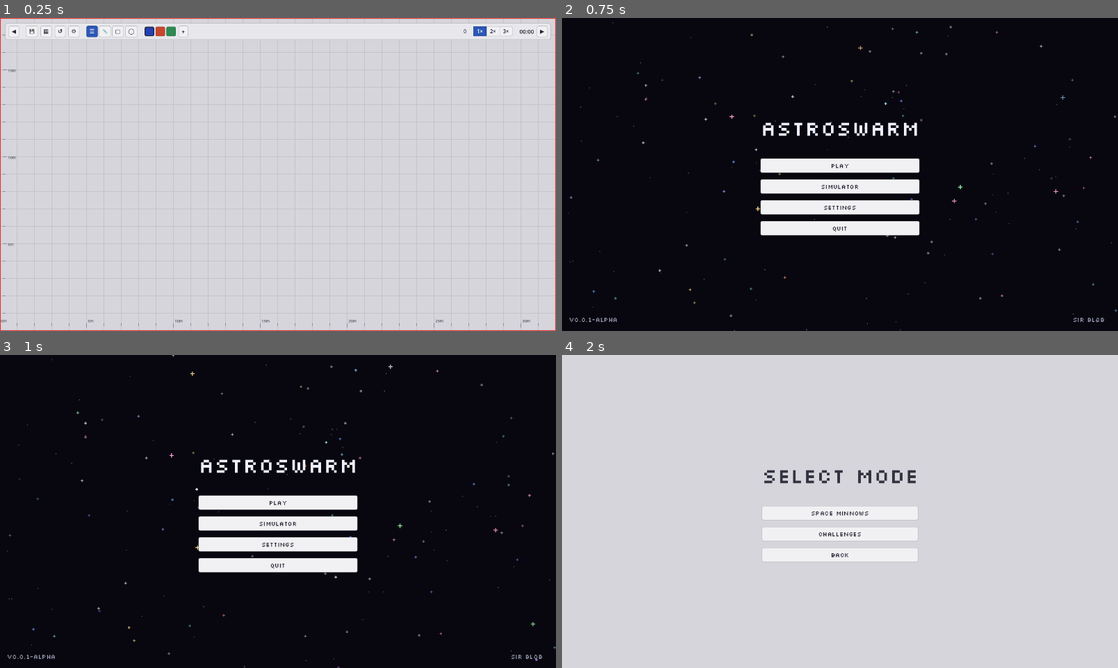
Above: before the commit, frames 1-4 (two rows, left to right).
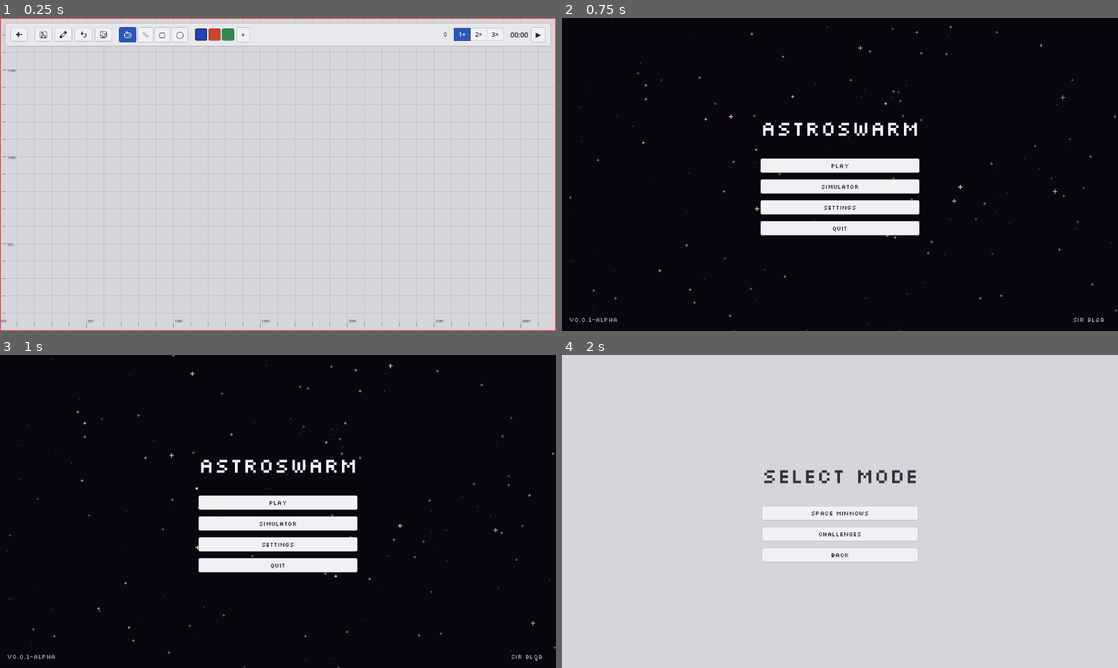
Above: after the commit, the same moments.

Repository: GMU-ASRC/astro-swarm
Game: Godot game, scene res://levels/Arena.tscn
Same seed, same stepped clock (60 frames per second), same inputs: the game is played once before the commit and once after it. This scene is started directly instead of the project's main scene.
Inputs (mouse positions are in pixels of both pictures, inside the frame that each line leads up to; where the layout moved, square brackets give the same spot in the first picture):
- Up to frame 1 (0.25 s): no input
- Up to frame 2 (0.75 s): click (578, 33) [573, 30] at 0.5 s
- Up to frame 3 (1 s): no input
- Up to frame 4 (2 s): click "Play" at 1.25 s

The runs differ from the first frame. In frame 1, 1.8% of the frame differs, in the area x 1-99%, y 2-10%; in frame 2, less than 0.1%; in frame 3, less than 0.1%; in frame 4, nothing differs.

Commit message:
Enlarged toolbar and added icon buttons

Diff:
--- a/ui/hud/TopBar.gd
+++ b/ui/hud/TopBar.gd
@@ -29,8 +29,10 @@
 var _tool_buttons: Dictionary = {}
 var _species_buttons: Dictionary = {}
 
+const ICON_ROBOT := preload("res://assets/icons/pixelarticons--robot.png")
+
 const TOOLS := [
-	{"id": "place_robot", "icon": "☰", "tip": "Place Robots"},
+	{"id": "place_robot", "icon": "", "tex": ICON_ROBOT, "tip": "Place Robots"},
 	{"id": "measure",     "icon": "📏", "tip": "Measure"},
 	{"id": "wall",        "icon": "▢", "tip": "Wall"},
 	{"id": "obstacle",    "icon": "◯", "tip": "Obstacle"},
@@ -100,7 +102,7 @@
 		child.queue_free()
 	_tool_buttons.clear()
 	for t in TOOLS:
-		var btn := _make_toolbar_btn(t.icon, t.tip)
+		var btn := _make_toolbar_btn(t.icon, t.tip, t.get("tex", null))
 		var tool_id: String = t.id
 		btn.toggle_mode = true
 		btn.button_pressed = (tool_id == SimulationManager.active_tool)
@@ -125,7 +127,7 @@
 	_species_buttons.clear()
 	for t in SimulationManager.robot_types:
 		var btn := Button.new()
-		btn.custom_minimum_size = Vector2(22, 22)
+		btn.custom_minimum_size = Vector2(28, 28)
 		btn.toggle_mode = true
 		btn.focus_mode = Control.FOCUS_NONE
 		btn.tooltip_text = t.name
@@ -161,21 +163,29 @@
 	btn.add_theme_stylebox_override("hover_pressed", sb)
 	btn.add_theme_stylebox_override("focus", sb)
 
-func _make_toolbar_btn(icon: String, tip: String) -> Button:
+func _make_toolbar_btn(icon: String, tip: String, tex: Texture2D = null) -> Button:
 	var btn := Button.new()
-	btn.text = icon
+	if tex != null:
+		btn.icon = tex
+		btn.add_theme_constant_override("icon_max_width", 20)
+		btn.add_theme_color_override("icon_normal_color", Color(0.137, 0.137, 0.196, 1.0))
+		btn.add_theme_color_override("icon_hover_color", Color(0.176, 0.341, 0.714, 1.0))
+		btn.add_theme_color_override("icon_pressed_color", Color(1, 1, 1, 1))
+		btn.add_theme_color_override("icon_hover_pressed_color", Color(1, 1, 1, 1))
+	else:
+		btn.text = icon
 	btn.tooltip_text = tip
 	btn.focus_mode = Control.FOCUS_NONE
-	btn.add_theme_font_size_override("font_size", 13)
+	btn.add_theme_font_size_override("font_size", 16)
 	var sb := StyleBoxFlat.new()
 	sb.bg_color = Color(0.945, 0.945, 0.957, 1.0)
 	sb.set_corner_radius_all(3)
 	sb.set_border_width_all(1)
 	sb.border_color = Color(0.722, 0.722, 0.745, 1.0)
-	sb.content_margin_left = 7
-	sb.content_margin_right = 7
-	sb.content_margin_top = 4
-	sb.content_margin_bottom = 4
+	sb.content_margin_left = 10
+	sb.content_margin_right = 10
+	sb.content_margin_top = 6
+	sb.content_margin_bottom = 6
 	var sb_hov := sb.duplicate() as StyleBoxFlat
 	sb_hov.bg_color = Color(0.918, 0.937, 0.969, 1.0)
 	sb_hov.border_color = Color(0.251, 0.447, 0.835, 1.0)
--- a/ui/hud/TopBar.tscn
+++ b/ui/hud/TopBar.tscn
@@ -2,12 +2,17 @@
 
 [ext_resource type="Script" path="res://ui/hud/TopBar.gd" id="1_tb"]
 [ext_resource type="Theme" path="res://ui/MainTheme.tres" id="2_theme"]
+[ext_resource type="Texture2D" path="res://assets/icons/pixelarticons--arrow-left.png" id="3_back"]
+[ext_resource type="Texture2D" path="res://assets/icons/pixelarticons--save.png" id="4_save"]
+[ext_resource type="Texture2D" path="res://assets/icons/pixelarticons--edit.png" id="5_edit"]
+[ext_resource type="Texture2D" path="res://assets/icons/pixelarticons--undo.png" id="6_undo"]
+[ext_resource type="Texture2D" path="res://assets/icons/pixelarticons--earth.png" id="7_earth"]
 
 [sub_resource type="StyleBoxFlat" id="StyleBoxFlat_panel_compact"]
-content_margin_left = 8.0
-content_margin_top = 6.0
-content_margin_right = 8.0
-content_margin_bottom = 6.0
+content_margin_left = 12.0
+content_margin_top = 9.0
+content_margin_right = 12.0
+content_margin_bottom = 9.0
 bg_color = Color(0.91, 0.91, 0.925, 1)
 border_width_left = 1
 border_width_top = 1
@@ -20,10 +25,10 @@
 corner_radius_bottom_left = 4
 
 [sub_resource type="StyleBoxFlat" id="StyleBoxFlat_icon_btn"]
-content_margin_left = 7.0
-content_margin_top = 4.0
-content_margin_right = 7.0
-content_margin_bottom = 4.0
+content_margin_left = 10.0
+content_margin_top = 6.0
+content_margin_right = 10.0
+content_margin_bottom = 6.0
 bg_color = Color(0.945, 0.945, 0.957, 1)
 border_width_left = 1
 border_width_top = 1
@@ -36,10 +41,10 @@
 corner_radius_bottom_left = 3
 
 [sub_resource type="StyleBoxFlat" id="StyleBoxFlat_icon_btn_hover"]
-content_margin_left = 7.0
-content_margin_top = 4.0
-content_margin_right = 7.0
-content_margin_bottom = 4.0
+content_margin_left = 10.0
+content_margin_top = 6.0
+content_margin_right = 10.0
+content_margin_bottom = 6.0
 bg_color = Color(0.918, 0.937, 0.969, 1)
 border_width_left = 1
 border_width_top = 1
@@ -52,10 +57,10 @@
 corner_radius_bottom_left = 3
 
 [sub_resource type="StyleBoxFlat" id="StyleBoxFlat_seg_left"]
-content_margin_left = 8.0
-content_margin_top = 3.0
-content_margin_right = 8.0
-content_margin_bottom = 3.0
+content_margin_left = 11.0
+content_margin_top = 5.0
+content_margin_right = 11.0
+content_margin_bottom = 5.0
 bg_color = Color(0.945, 0.945, 0.957, 1)
 border_width_left = 1
 border_width_top = 1
@@ -66,10 +71,10 @@
 corner_radius_bottom_left = 3
 
 [sub_resource type="StyleBoxFlat" id="StyleBoxFlat_seg_mid"]
-content_margin_left = 8.0
-content_margin_top = 3.0
-content_margin_right = 8.0
-content_margin_bottom = 3.0
+content_margin_left = 11.0
+content_margin_top = 5.0
+content_margin_right = 11.0
+content_margin_bottom = 5.0
 bg_color = Color(0.945, 0.945, 0.957, 1)
 border_width_left = 1
 border_width_top = 1
@@ -78,10 +83,10 @@
 border_color = Color(0.722, 0.722, 0.745, 1)
 
 [sub_resource type="StyleBoxFlat" id="StyleBoxFlat_seg_right"]
-content_margin_left = 8.0
-content_margin_top = 3.0
-content_margin_right = 8.0
-content_margin_bottom = 3.0
+content_margin_left = 11.0
+content_margin_top = 5.0
+content_margin_right = 11.0
+content_margin_bottom = 5.0
 bg_color = Color(0.945, 0.945, 0.957, 1)
 border_width_left = 1
 border_width_top = 1
@@ -92,10 +97,10 @@
 corner_radius_bottom_right = 3
 
 [sub_resource type="StyleBoxFlat" id="StyleBoxFlat_seg_active"]
-content_margin_left = 8.0
-content_margin_top = 3.0
-content_margin_right = 8.0
-content_margin_bottom = 3.0
+content_margin_left = 11.0
+content_margin_top = 5.0
+content_margin_right = 11.0
+content_margin_bottom = 5.0
 bg_color = Color(0.176, 0.341, 0.714, 1)
 border_width_left = 1
 border_width_top = 1
@@ -115,7 +120,7 @@
 offset_left = 12.0
 offset_top = 12.0
 offset_right = -12.0
-offset_bottom = 50.0
+offset_bottom = 64.0
 grow_horizontal = 2
 
 [node name="HBox" type="HBoxContainer" parent="Panel"]
@@ -126,11 +131,15 @@
 layout_mode = 2
 size_flags_vertical = 4
 focus_mode = 0
-theme_override_font_sizes/font_size = 13
-theme_override_styles/normal = SubResource("StyleBoxFlat_icon_btn")
-theme_override_styles/hover = SubResource("StyleBoxFlat_icon_btn_hover")
-theme_override_styles/pressed = SubResource("StyleBoxFlat_icon_btn_hover")
-text = "◀"
+theme_override_font_sizes/font_size = 16
+theme_override_styles/normal = SubResource("StyleBoxFlat_icon_btn")
+theme_override_styles/hover = SubResource("StyleBoxFlat_icon_btn_hover")
+theme_override_styles/pressed = SubResource("StyleBoxFlat_icon_btn_hover")
+theme_override_colors/icon_normal_color = Color(0.137, 0.137, 0.196, 1)
+theme_override_colors/icon_hover_color = Color(0.176, 0.341, 0.714, 1)
+theme_override_colors/icon_pressed_color = Color(0.118, 0.247, 0.58, 1)
+theme_override_constants/icon_max_width = 20
+icon = ExtResource("3_back")
 tooltip_text = "Home"
 
 [node name="VSepA" type="VSeparator" parent="Panel/HBox"]
@@ -140,44 +149,60 @@
 layout_mode = 2
 size_flags_vertical = 4
 focus_mode = 0
-theme_override_font_sizes/font_size = 13
-theme_override_styles/normal = SubResource("StyleBoxFlat_icon_btn")
-theme_override_styles/hover = SubResource("StyleBoxFlat_icon_btn_hover")
-theme_override_styles/pressed = SubResource("StyleBoxFlat_icon_btn_hover")
-text = "💾"
+theme_override_font_sizes/font_size = 16
+theme_override_styles/normal = SubResource("StyleBoxFlat_icon_btn")
+theme_override_styles/hover = SubResource("StyleBoxFlat_icon_btn_hover")
+theme_override_styles/pressed = SubResource("StyleBoxFlat_icon_btn_hover")
+theme_override_colors/icon_normal_color = Color(0.137, 0.137, 0.196, 1)
+theme_override_colors/icon_hover_color = Color(0.176, 0.341, 0.714, 1)
+theme_override_colors/icon_pressed_color = Color(0.118, 0.247, 0.58, 1)
+theme_override_constants/icon_max_width = 20
+icon = ExtResource("4_save")
 tooltip_text = "Manage Setups"
 
 [node name="WorkspaceBtn" type="Button" parent="Panel/HBox"]
 layout_mode = 2
 size_flags_vertical = 4
 focus_mode = 0
-theme_override_font_sizes/font_size = 13
-theme_override_styles/normal = SubResource("StyleBoxFlat_icon_btn")
-theme_override_styles/hover = SubResource("StyleBoxFlat_icon_btn_hover")
-theme_override_styles/pressed = SubResource("StyleBoxFlat_icon_btn_hover")
-text = "▦"
+theme_override_font_sizes/font_size = 16
+theme_override_styles/normal = SubResource("StyleBoxFlat_icon_btn")
+theme_override_styles/hover = SubResource("StyleBoxFlat_icon_btn_hover")
+theme_override_styles/pressed = SubResource("StyleBoxFlat_icon_btn_hover")
+theme_override_colors/icon_normal_color = Color(0.137, 0.137, 0.196, 1)
+theme_override_colors/icon_hover_color = Color(0.176, 0.341, 0.714, 1)
+theme_override_colors/icon_pressed_color = Color(0.118, 0.247, 0.58, 1)
+theme_override_constants/icon_max_width = 20
+icon = ExtResource("5_edit")
 tooltip_text = "Workspace"
 
 [node name="ClearBtn" type="Button" parent="Panel/HBox"]
 layout_mode = 2
 size_flags_vertical = 4
 focus_mode = 0
-theme_override_font_sizes/font_size = 13
-theme_override_styles/normal = SubResource("StyleBoxFlat_icon_btn")
-theme_override_styles/hover = SubResource("StyleBoxFlat_icon_btn_hover")
-theme_override_styles/pressed = SubResource("StyleBoxFlat_icon_btn_hover")
-text = "↺"
+theme_override_font_sizes/font_size = 16
+theme_override_styles/normal = SubResource("StyleBoxFlat_icon_btn")
+theme_override_styles/hover = SubResource("StyleBoxFlat_icon_btn_hover")
+theme_override_styles/pressed = SubResource("StyleBoxFlat_icon_btn_hover")
+theme_override_colors/icon_normal_color = Color(0.137, 0.137, 0.196, 1)
+theme_override_colors/icon_hover_color = Color(0.176, 0.341, 0.714, 1)
+theme_override_colors/icon_pressed_color = Color(0.118, 0.247, 0.58, 1)
+theme_override_constants/icon_max_width = 20
+icon = ExtResource("6_undo")
 tooltip_text = "Clear Arena"
 
 [node name="SettingsBtn" type="Button" parent="Panel/HBox"]
 layout_mode = 2
 size_flags_vertical = 4
 focus_mode = 0
-theme_override_font_sizes/font_size = 13
-theme_override_styles/normal = SubResource("StyleBoxFlat_icon_btn")
-theme_override_styles/hover = SubResource("StyleBoxFlat_icon_btn_hover")
-theme_override_styles/pressed = SubResource("StyleBoxFlat_icon_btn_hover")
-text = "⚙"
+theme_override_font_sizes/font_size = 16
+theme_override_styles/normal = SubResource("StyleBoxFlat_icon_btn")
+theme_override_styles/hover = SubResource("StyleBoxFlat_icon_btn_hover")
+theme_override_styles/pressed = SubResource("StyleBoxFlat_icon_btn_hover")
+theme_override_colors/icon_normal_color = Color(0.137, 0.137, 0.196, 1)
+theme_override_colors/icon_hover_color = Color(0.176, 0.341, 0.714, 1)
+theme_override_colors/icon_pressed_color = Color(0.118, 0.247, 0.58, 1)
+theme_override_constants/icon_max_width = 20
+icon = ExtResource("7_earth")
 tooltip_text = "Arena Settings"
 
 [node name="VSepB" type="VSeparator" parent="Panel/HBox"]
@@ -200,7 +225,7 @@
 layout_mode = 2
 size_flags_vertical = 4
 focus_mode = 0
-theme_override_font_sizes/font_size = 13
+theme_override_font_sizes/font_size = 16
 theme_override_styles/normal = SubResource("StyleBoxFlat_icon_btn")
 theme_override_styles/hover = SubResource("StyleBoxFlat_icon_btn_hover")
 theme_override_styles/pressed = SubResource("StyleBoxFlat_icon_btn_hover")
@@ -222,7 +247,7 @@
 [node name="CountLabel" type="Label" parent="Panel/HBox"]
 layout_mode = 2
 size_flags_vertical = 4
-theme_override_font_sizes/font_size = 12
+theme_override_font_sizes/font_size = 14
 theme_override_colors/font_color = Color(0.32, 0.32, 0.4, 1.0)
 text = "0"
 
@@ -237,7 +262,7 @@
 [node name="Speed1x" type="Button" parent="Panel/HBox/SpeedBox"]
 layout_mode = 2
 focus_mode = 0
-theme_override_font_sizes/font_size = 12
+theme_override_font_sizes/font_size = 14
 theme_override_colors/font_disabled_color = Color(1, 1, 1, 1)
 theme_override_styles/normal = SubResource("StyleBoxFlat_seg_left")
 theme_override_styles/hover = SubResource("StyleBoxFlat_seg_left")
@@ -248,7 +273,7 @@
 [node name="Speed2x" type="Button" parent="Panel/HBox/SpeedBox"]
 layout_mode = 2
 focus_mode = 0
-theme_override_font_sizes/font_size = 12
+theme_override_font_sizes/font_size = 14
 theme_override_colors/font_disabled_color = Color(1, 1, 1, 1)
 theme_override_styles/normal = SubResource("StyleBoxFlat_seg_mid")
 theme_override_styles/hover = SubResource("StyleBoxFlat_seg_mid")
@@ -259,7 +284,7 @@
 [node name="Speed3x" type="Button" parent="Panel/HBox/SpeedBox"]
 layout_mode = 2
 focus_mode = 0
-theme_override_font_sizes/font_size = 12
+theme_override_font_sizes/font_size = 14
 theme_override_colors/font_disabled_color = Color(1, 1, 1, 1)
 theme_override_styles/normal = SubResource("StyleBoxFlat_seg_right")
 theme_override_styles/hover = SubResource("StyleBoxFlat_seg_right")
@@ -273,7 +298,7 @@
 [node name="TimeLabel" type="Label" parent="Panel/HBox"]
 layout_mode = 2
 size_flags_vertical = 4
-theme_override_font_sizes/font_size = 13
+theme_override_font_sizes/font_size = 16
 theme_override_colors/font_color = Color(0.118, 0.118, 0.180, 1.0)
 text = "00:00"
 
@@ -281,7 +306,7 @@
 layout_mode = 2
 size_flags_vertical = 4
 focus_mode = 0
-theme_override_font_sizes/font_size = 13
+theme_override_font_sizes/font_size = 16
 theme_override_styles/normal = SubResource("StyleBoxFlat_icon_btn")
 theme_override_styles/hover = SubResource("StyleBoxFlat_icon_btn_hover")
 theme_override_styles/pressed = SubResource("StyleBoxFlat_icon_btn_hover")
@@ -292,7 +317,7 @@
 layout_mode = 2
 size_flags_vertical = 4
 focus_mode = 0
-theme_override_font_sizes/font_size = 13
+theme_override_font_sizes/font_size = 16
 theme_override_styles/normal = SubResource("StyleBoxFlat_icon_btn")
 theme_override_styles/hover = SubResource("StyleBoxFlat_icon_btn_hover")
 theme_override_styles/pressed = SubResource("StyleBoxFlat_icon_btn_hover")
